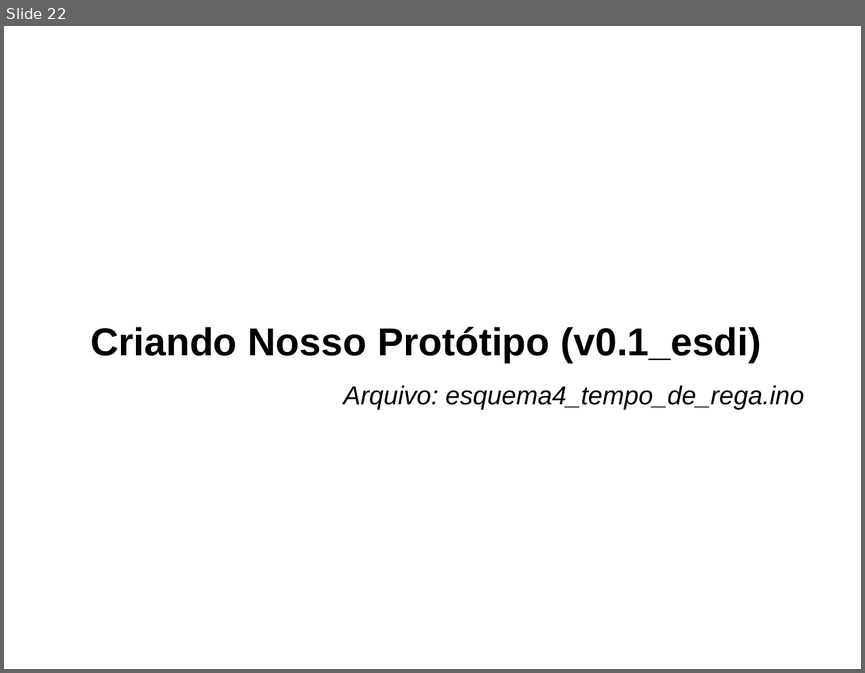
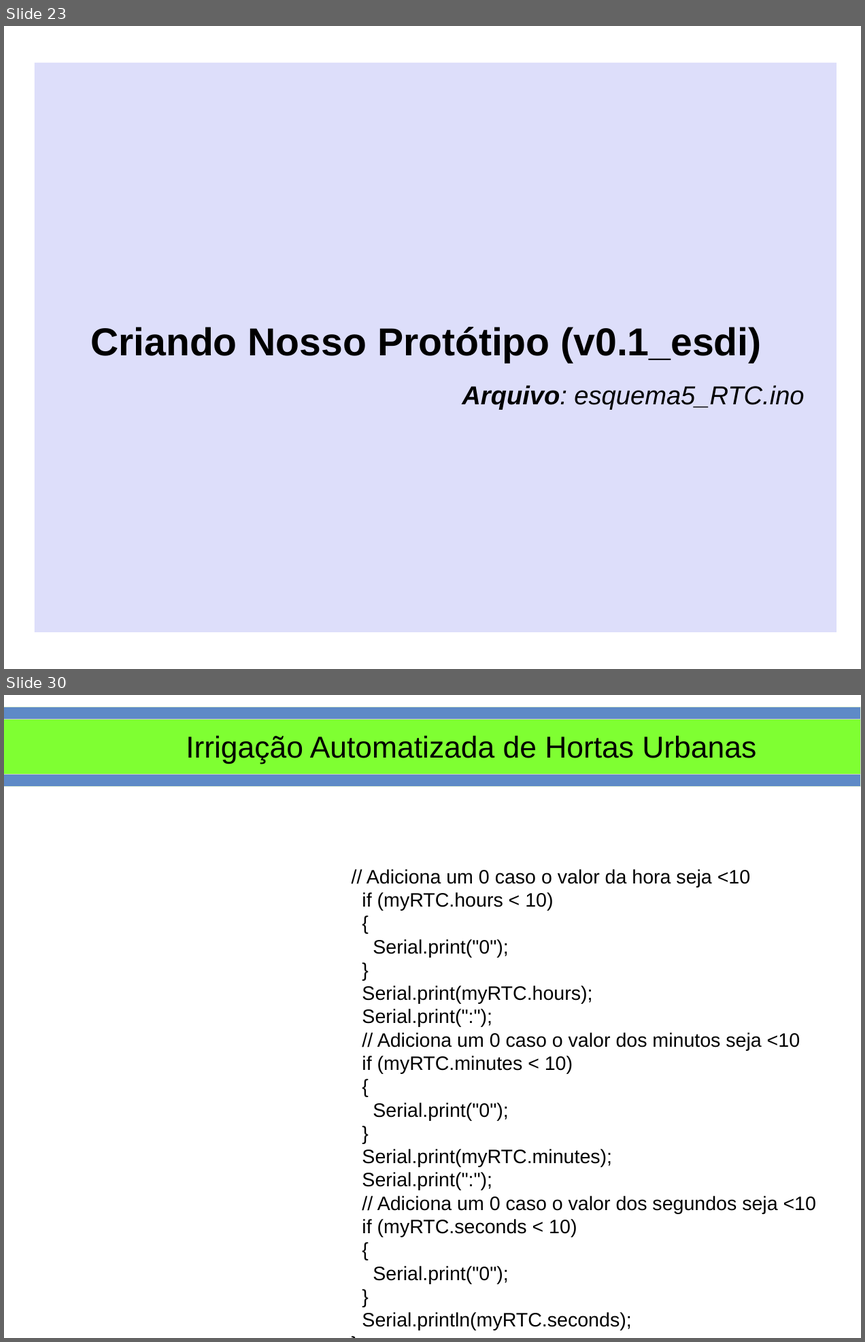
Before and after one commit to smjacques/Horta-Automatizada-ESDI, a slide deck: Slides/Uso de Arduino para Irrigação Automatizada de Hortas Urbanas.odp. Shown one above the other, each under a label of ours: slide 22 before the commit, slides 23 and 30 after it; the slides between them are not shown. The pictures are 865x673 and 865x1342 pixels, drawn with LibreOffice and Linux fonts; fonts in the diff are those of the drawing; background and template pictures are left out. Boxes give left, top, right and bottom in pixels: in the first picture for what was removed or moved away, otherwise in the second. Text is boxed around its words. In the diff, an @@ line names an element or a change of style, - is before the commit and + after.

```diff
--- a/Slides/Uso de Arduino para Irrigação Automatizada de Hortas Urbanas.odp
+++ b/Slides/Uso de Arduino para Irrigação Automatizada de Hortas Urbanas.odp
@@ slide 30 added at (4, 695, 861, 1338), background #FFFFFF @@
@@ rectangle added at (4, 707, 861, 787), fill #5E8AC7, outline #E0EFD4 0 pt @@
@@ rectangle added at (4, 719, 861, 775), fill #7FFF32, outline #CCCCCC 0 pt @@
@@ title added at (186, 735, 756, 764), 28 pt, text #000000 @@
+Irrigação Automatizada de Hortas Urbanas
@@ text added at (362, 869, 816, 1330), 18 pt, text #000000 @@
+// Adiciona um 0 caso o valor da hora seja <10
+if (myRTC.hours < 10)
+{
+Serial.print("0");
+}
+Serial.print(myRTC.hours);
+Serial.print(":");
+// Adiciona um 0 caso o valor dos minutos seja <10
+if (myRTC.minutes < 10)
+{
+Serial.print("0");
+}
+Serial.print(myRTC.minutes);
+Serial.print(":");
+// Adiciona um 0 caso o valor dos segundos seja <10
+if (myRTC.seconds < 10)
+{
+Serial.print("0");
+}
+Serial.println(myRTC.seconds);
+}
@@ what was slide 22 is now slide 23 @@
@@ slide 23 changed as well @@
@@ rectangle: place and size @@
-rectangle at (35, 106, 836, 589)
+rectangle at (35, 63, 836, 632)
@@ rectangle at (35, 63, 836, 632): fill #FFFFFE at 59% opacity to #C7C9F8 at 60% opacity @@
@@ text at (462, 385, 804, 410): text changed @@
-Arquivo: esquema4_tempo_de_rega.ino
+Arquivo: esquema5_RTC.ino
```
Also in this commit, not shown: 21 other slides changed, 7 other slides added, 4 slides removed, 17 other files.
